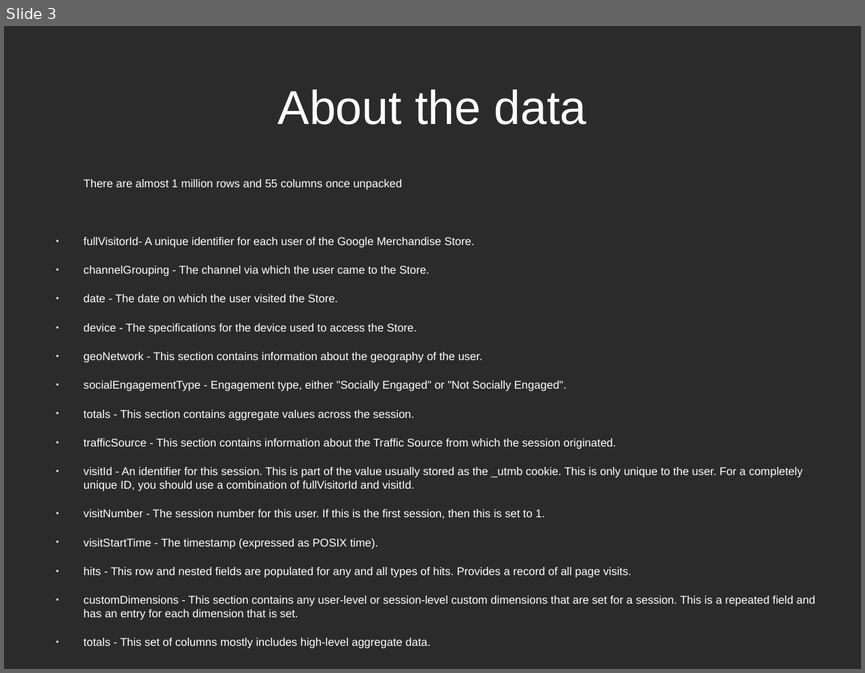
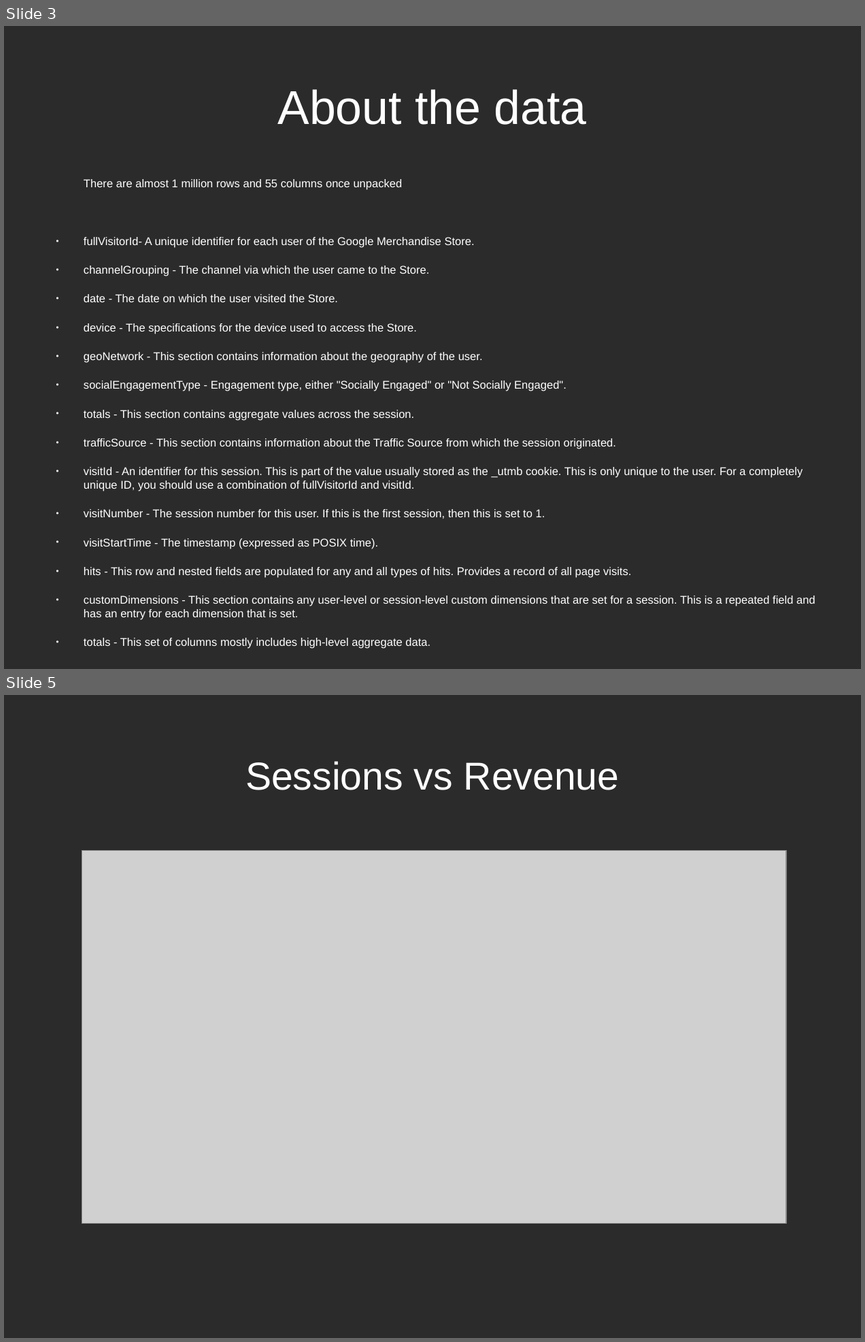
Before and after one commit to ksooklall/CUNY-SPS-Masters-DS, a slide deck: DATA_621/final/gstore_presentation.odp. Shown one above the other, each under a label of ours: slide 3 before the commit, slides 3 and 5 after it; the slides between them are not shown. The pictures are 865x673 and 865x1342 pixels, drawn with LibreOffice and Linux fonts; fonts in the diff are those of the drawing; grey boxes stand for pictures; background and template pictures are left out; a plain dark background stands for a picture behind light text. Boxes give left, top, right and bottom in pixels: in the first picture for what was removed or moved away, otherwise in the second. Text is boxed around its words. In the diff, an @@ line names an element or a change of style, - is before the commit and + after.

```diff
--- a/DATA_621/final/gstore_presentation.odp
+++ b/DATA_621/final/gstore_presentation.odp
@@ slide 5 added at <box>4,695,861,1338</box>, background picture (left out) @@
@@ title added at <box>245,761,619,790</box>, 36 pt, text #FFFFFF @@
+Sessions vs Revenue
@@ picture added at <box>82,851,786,1223</box> @@
```
Also in this commit, not shown: 1 slide changed, 3 other slides added, 2 slides removed, 2 other files.
